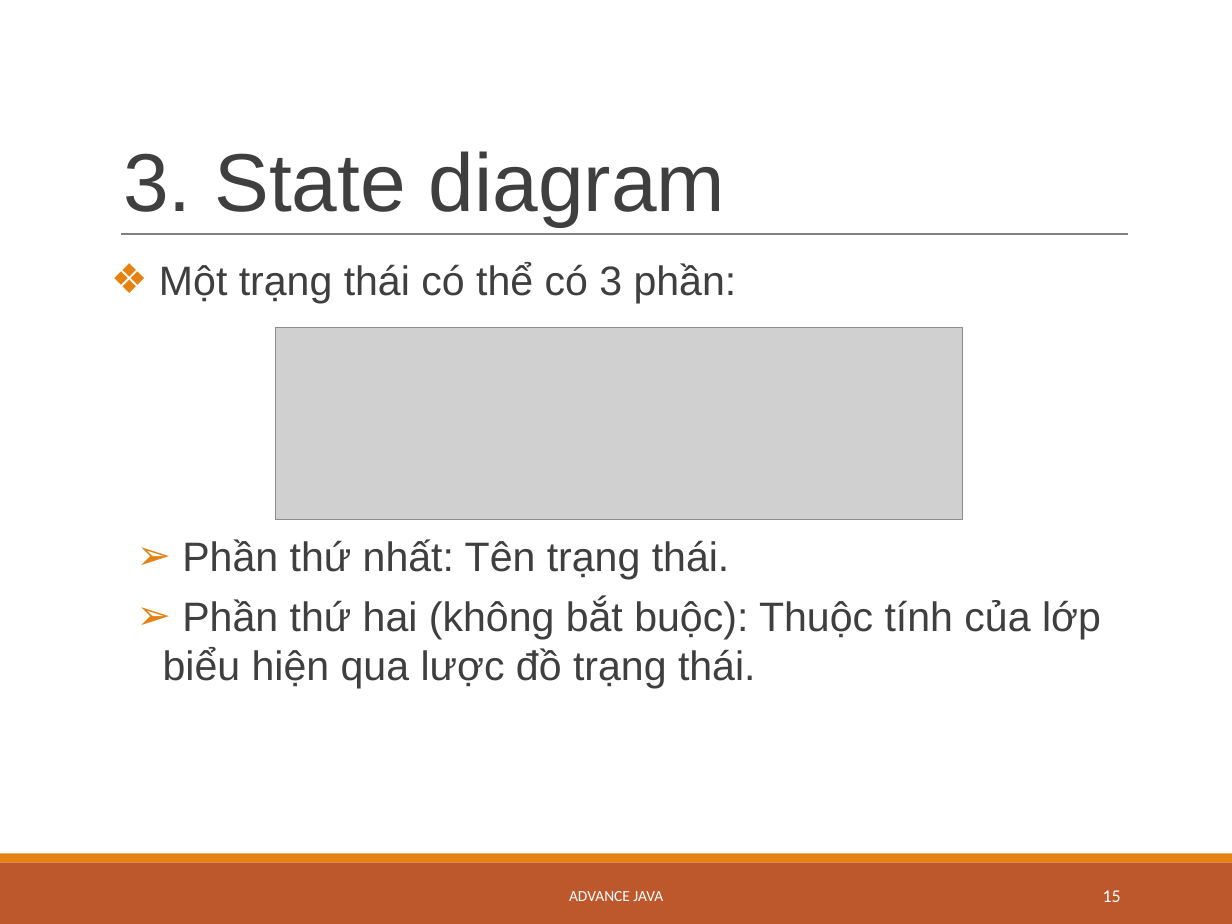
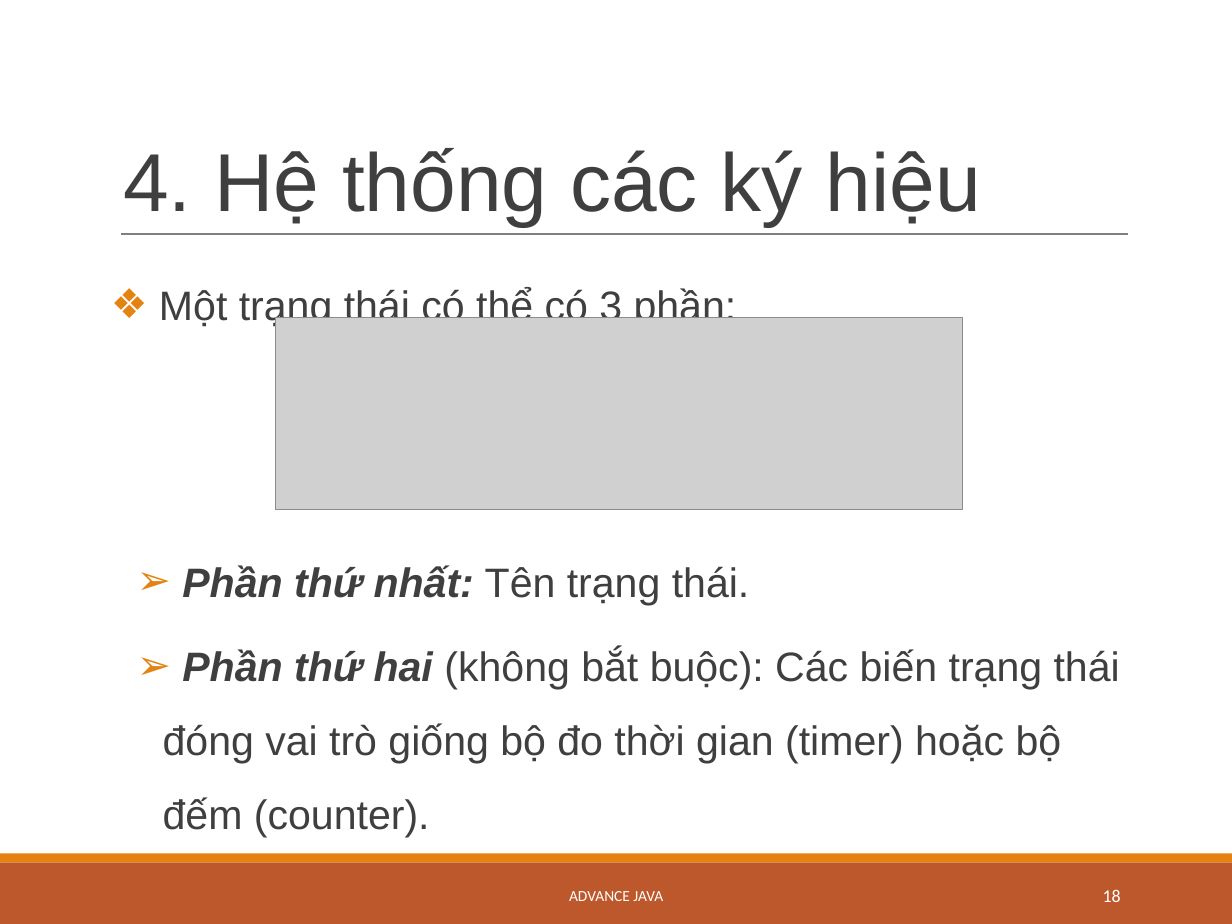
Before and after one commit to dantn93/Advanced-Java, a slide deck: slide 18 of StateMachineDiagram_Quynh_Dan.pptx.pptx (slide 15 before the commit). Drawn at 1232x924 pixels with LibreOffice and Linux fonts; fonts in the diff are those of the drawing; grey boxes stand for pictures. Boxes give left, top, right and bottom in pixels: in the first picture for what was removed or moved away, otherwise in the second. Text is boxed around its words. In the diff, an @@ line names an element or a change of style, - is before the commit and + after.

```diff
--- a/StateMachineDiagram_Quynh_Dan.pptx.pptx
+++ b/StateMachineDiagram_Quynh_Dan.pptx.pptx
@@ title at [123, 148, 981, 226]: text changed @@
-3. State diagram
+4. Hệ thống các ký hiệu
@@ text at [159, 287, 750, 605]: bold on, italic on in "Phần thứ nhất:"; line spacing 1 to 1.5 @@
@@ picture: place and size @@
-picture at [276, 328, 963, 520]
+picture at [276, 318, 963, 510]
@@ text at [163, 648, 1120, 763]: text changed @@
-  ➢ Phần thứ hai (không bắt buộc): Thuộc tính của lớp biểu hiện qua lược đồ trạng thái.
+  ➢ Phần thứ hai (không bắt buộc): Các biến trạng thái đóng vai trò giống bộ đo thời gian (timer) hoặc bộ đếm (counter).
@@ page number at [1103, 890, 1121, 902]: text changed @@
-15
+18
```
Also in this commit, not shown: 20 other slides changed, 15 slides added, 1 slide removed.
